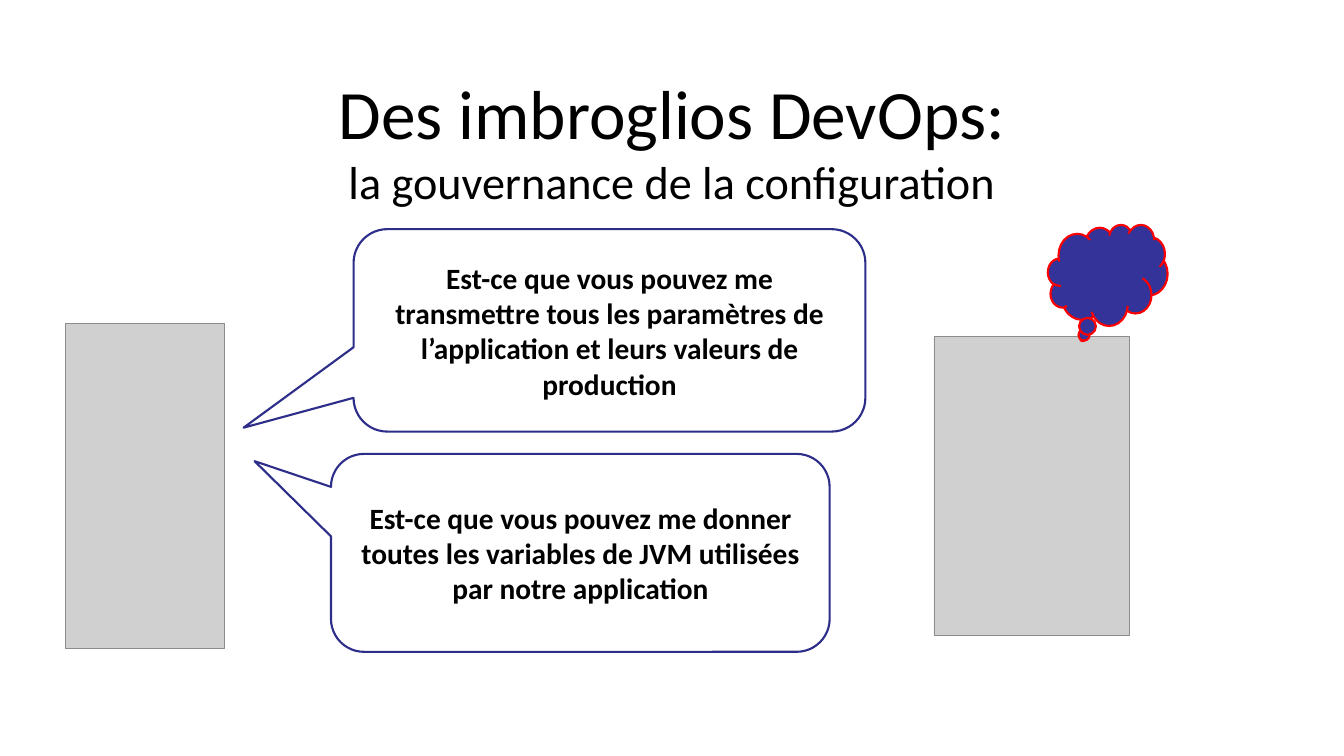
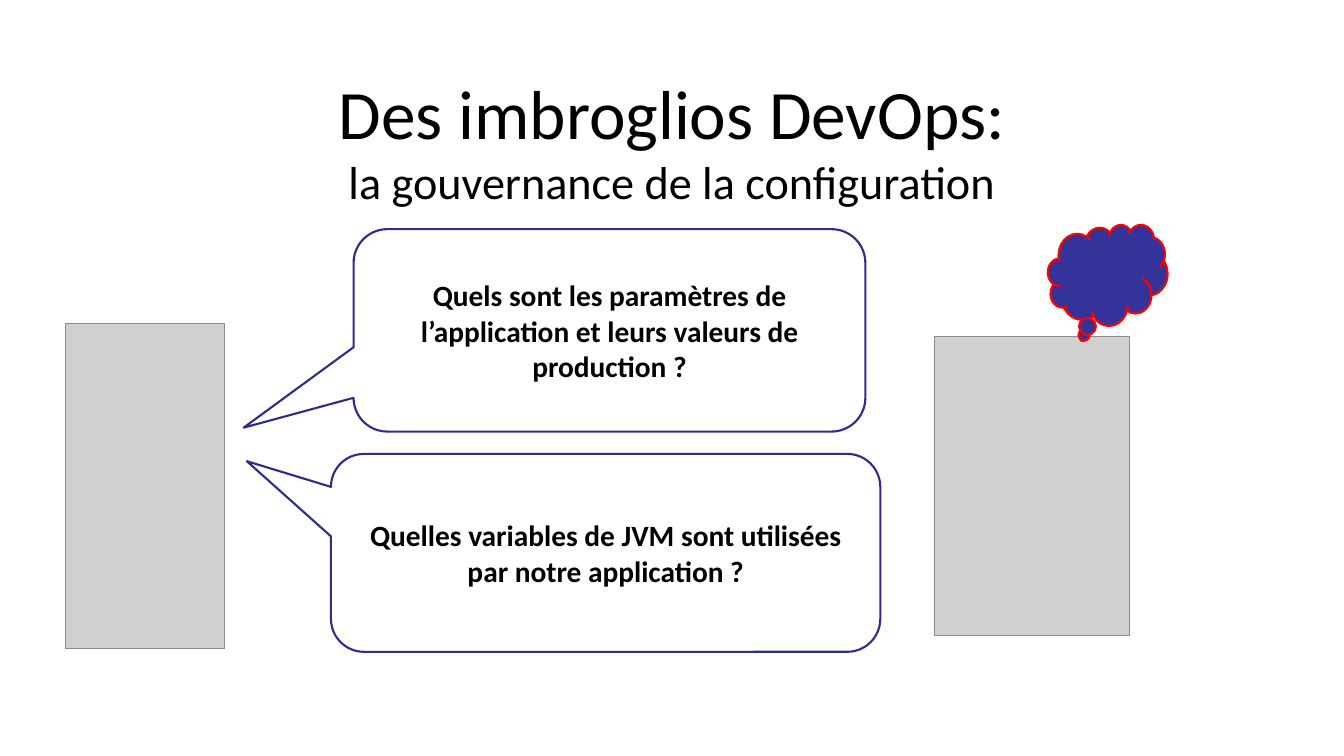
Before and after one commit to dbaeli/conf4j, a slide deck: slide 7 of conf4j-slides/Devops_Configuration_Jungle_Devoxx_FR_2012.pptx. Drawn at 1344x756 pixels with LibreOffice and Linux fonts; fonts in the diff are those of the drawing; grey boxes stand for pictures; background and template pictures are left out. Boxes give left, top, right and bottom in pixels: in the first picture for what was removed or moved away, otherwise in the second. Text is boxed around its words. In the diff, an @@ line names an element or a change of style, - is before the commit and + after.

```diff
--- a/conf4j-slides/Devops_Configuration_Jungle_Devoxx_FR_2012.pptx
+++ b/conf4j-slides/Devops_Configuration_Jungle_Devoxx_FR_2012.pptx
@@ text in rounded speech box at [421,285,799,382]: text changed @@
-Est-ce que vous pouvez me transmettre tous les paramètres de l’application et leurs valeurs de production
+Quels sont les paramètres de l’application et leurs valeurs de production ?
@@ rounded speech box "Quelles variables de JVM sont ...": place and size @@
-rounded speech box "Quelles variables de JVM sont ..." at [331,454,830,652]
+rounded speech box "Quelles variables de JVM sont ..." at [331,454,881,652]
@@ text in rounded speech box at [370,525,841,587]: text changed @@
-Est-ce que vous pouvez me donner toutes les variables de JVM utilisées par notre application
+Quelles variables de JVM sont utilisées par notre application ?
```
Also in this commit, not shown: 8 other slides changed, 1 slide added, 1 slide removed.
